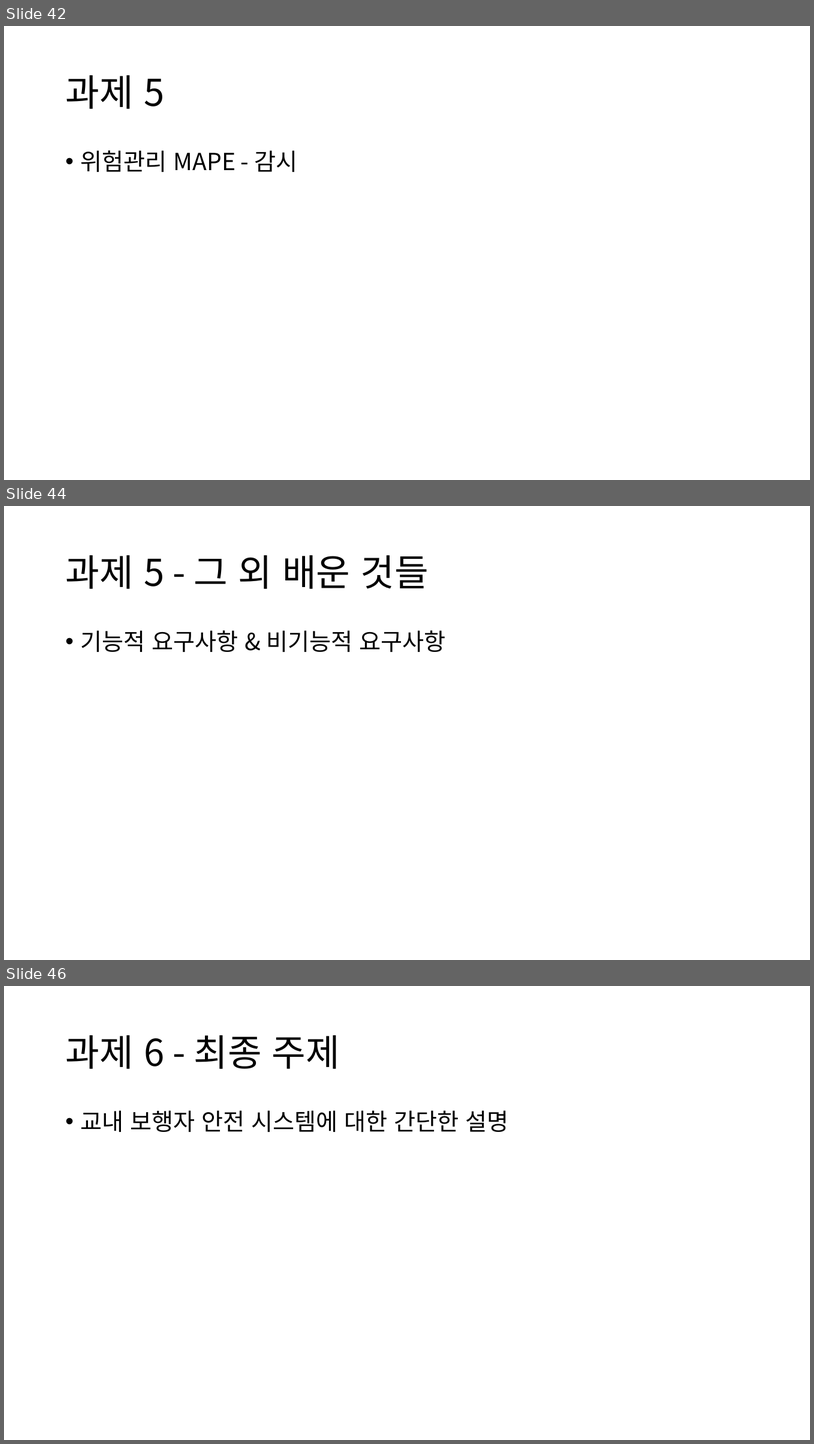
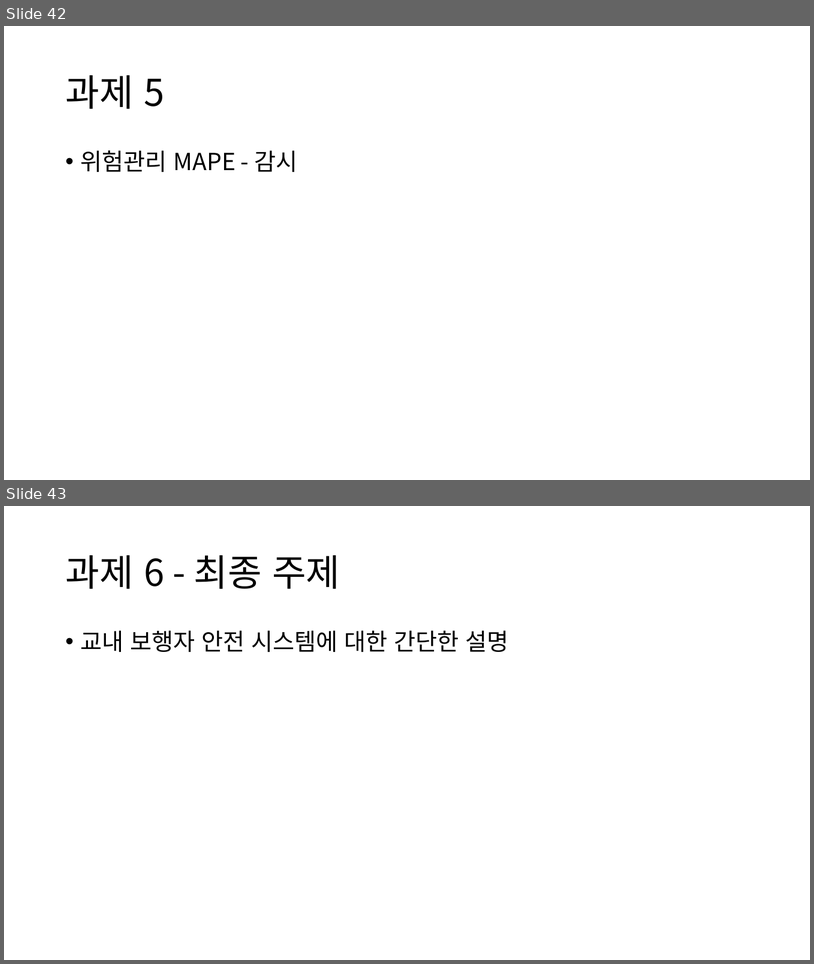
Before and after one commit to TUK-pedestrianSafety/document, a slide deck: ppt/소프트웨어 응용설계 발표자료.pptx. Shown one above the other, each under a label of ours: slides 42, 44 and 46 before the commit, slides 42 and 43 after it; the slides between them are not shown. The pictures are 814x1444 and 814x964 pixels, drawn with LibreOffice and Linux fonts; fonts in the diff are those of the drawing. Boxes give left, top, right and bottom in pixels: in the first picture for what was removed or moved away, otherwise in the second. Text is boxed around its words. In the diff, an @@ line names an element or a change of style, - is before the commit and + after.

```diff
--- a/ppt/소프트웨어 응용설계 발표자료.pptx
+++ b/ppt/소프트웨어 응용설계 발표자료.pptx
@@ slide 44 removed at <box>4,506,810,960</box>, background #FFFFFF @@
@@ title removed at <box>65,555,429,589</box> @@
-과제 5 - 그 외 배운 것들
@@ text removed at <box>81,630,446,652</box> @@
-• 기능적 요구사항 & 비기능적 요구사항
@@ what was slide 46 is now slide 43 @@
```
Also in this commit, not shown: 2 other slides removed, 44 other files.
